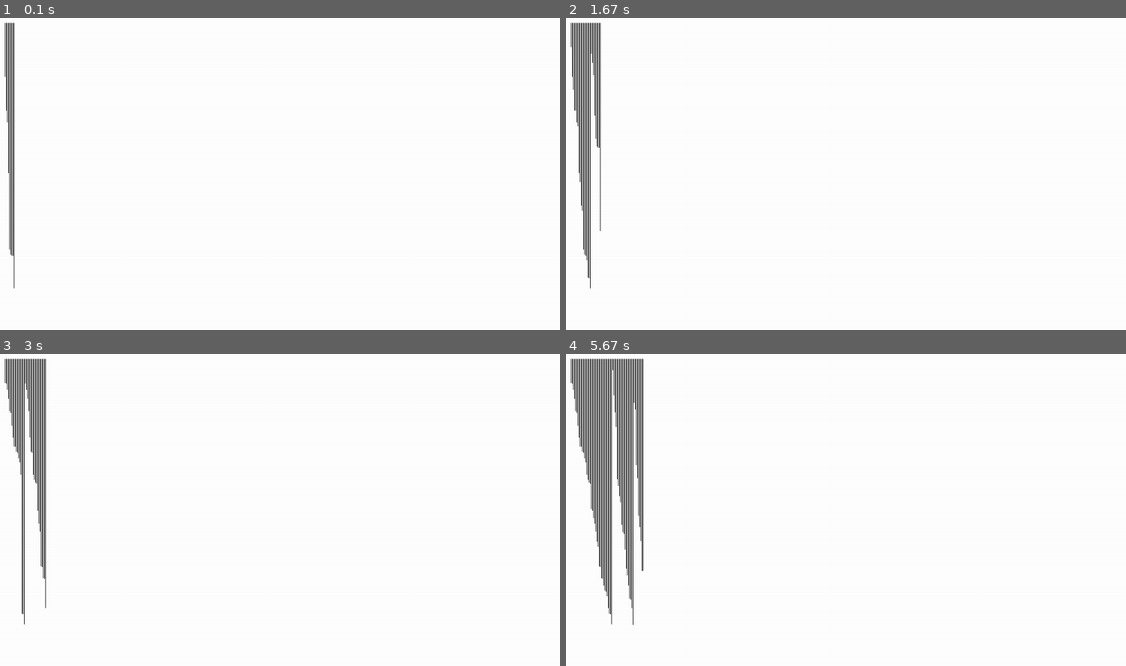
Above: before the commit, frames 1-4 (two rows, left to right).
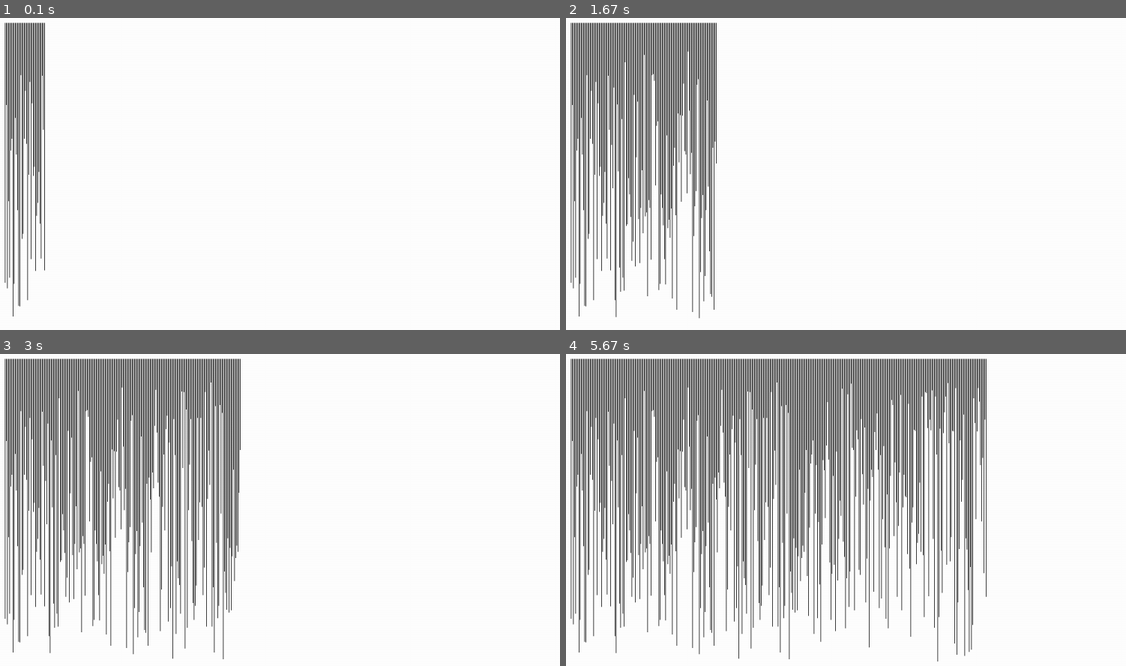
Above: after the commit, the same moments.

Repository: MorayYesilgueller/Visualised-Sort-Alg
Game: pygame game, started from code/Main_Sort.py
Same seed, same stepped clock (60 frames per second), same inputs: the game is played once before the commit and once after it.
Inputs:
- Up to frame 1 (0.1 s): no input
- Up to frame 2 (1.67 s): no input
- Up to frame 3 (3 s): no input
- Up to frame 4 (5.67 s): no input

The runs differ from the first frame. In frame 1, 3.3% of the frame differs, in the area x 0-9%, y 1-96%; in frame 2, 13%; in frame 3, 22%; in frame 4, 35%, in the area x 0-76%, y 1-99%.

Commit message:
finally fixed merge sort with 2d arrays

Diff:
--- a/code/Main_Sort.py
+++ b/code/Main_Sort.py
@@ -1,4 +1,5 @@
 import random
+from socket import create_server
 import pygame
 import numpy
 
@@ -19,23 +20,25 @@
 white = pygame.Color(255,255,255)
 red = pygame.Color(255,0,0)
 
+
+#draws all lines in given array
 def draw_all(array):
     for i in range(len(array)):
         pygame.draw.line(screen,white,(50+2*(array[i,1]),10),(50+2*(array[i,1]),1000))
-        pygame.draw.line(screen,black,(50+2*(array[i,1]),10),(50+2*(array[i,1]),array[i,0]))
+        pygame.draw.line(screen,black,(50+2*(array[i,1]),10),(50+2*(array[i,1]),50+array[i,0]))
         pygame.display.update()
 
 
-#what in gods name is wrong
+#draws two lines from given array
 def draw_single(array,i,j):
     pygame.draw.line(screen,white,(50+2*i,10),(50+2*i,1000))
     pygame.draw.line(screen,white,(50+2*(j),10),(50+2*(j),1000))
-    pygame.draw.line(screen,black,(50+2*(j),10),(50+2*(j),array[i+1]))
-    pygame.draw.line(screen,black,(50+2*i,10),(50+2*i,array[i]))
+    pygame.draw.line(screen,black,(50+2*(j),10),(50+2*(j),50+array[i+1,0]))
+    pygame.draw.line(screen,black,(50+2*i,10),(50+2*i,50+array[i,0]))
     pygame.display.update()
 
 
-#Bubble sort algorythm
+#Bubble sort algorythm simply
 def BumbleSortus(array):
     length = len(array)
     draw_all(array)
@@ -45,12 +48,12 @@
 
 
         for j in range(length-i-1):
-            if array[j]> array[j+1]:
-                array[j],array[j+1] = array[j+1], array[j]
-                draw_single(array,j,(j+1))
+            if array[j,0]> array[j+1,0]:
+                array[j,0],array[j+1,0] = array[j+1,0], array[j,0]
+                draw_single(array,array[j,1],array[j+1,1])
                 is_sorted = False
 
-            if array[j] == array [j+1]:
+            if array[j,0] == array [j+1,0]:
                 is_sorted = False
         if is_sorted:
             break
@@ -61,65 +64,70 @@
 #merging of two arrays using 2d arrays now
 def merger(lhalf,rhalf):
 
-    arrayus= numpy.array([[0,0]])
+    array= numpy.array([[0,0]])
     il = ir= 0
     row_track= lhalf[0,1]
     counter = 1
 
-    while numpy.size(arrayus)-2 < numpy.size(lhalf) + numpy.size(rhalf):
 
+    #loop while halves not merged yet
+    while numpy.size(array)-2 < numpy.size(lhalf) + numpy.size(rhalf):
+
+
+        #comparison for elements in both halves based on index ir and il
         if int(lhalf[il,0]) <= int(rhalf[ir,0]):
-            arrayus=numpy.append(arrayus,[lhalf[il]],axis=0)
-            arrayus[counter,1] = row_track
+            array=numpy.append(array,[lhalf[il]],axis=0)
+            array[counter,1] = row_track
             row_track += 1
             counter += 1
             il += 1
 
         else:
-            arrayus= numpy.append(arrayus,[rhalf[ir]],axis=0)
-            arrayus[counter,1] = row_track
+            array= numpy.append(array,[rhalf[ir]],axis=0)
+            array[counter,1] = row_track
             row_track += 1
             counter += 1
             ir += 1
 
+
+        #check if merge completed
         if ir == len(rhalf):
+            #merge rest
             for i in range(len(lhalf)-il):
-                arrayus=numpy.append(arrayus,[lhalf[il+i]],axis=0)
-            while counter!= len(arrayus):
-                arrayus[counter,1] =row_track
+                array=numpy.append(array,[lhalf[il+i]],axis=0)
+            while counter!= len(array):
+                array[counter,1] =row_track
                 row_track += 1
                 counter += 1
             break
 
         if il == len(lhalf):
             for i in range(len(rhalf)-ir):
-                arrayus=numpy.append(arrayus,[rhalf[ir+i]],axis=0)
-            while counter!= len(arrayus):
-                arrayus[counter,1] =row_track
+                array=numpy.append(array,[rhalf[ir+i]],axis=0)
+            while counter!= len(array):
+                array[counter,1] =row_track
                 row_track += 1
                 counter += 1
             break
 
-    #print(arrayus)
-    arrayus= numpy.delete(arrayus,0,axis=0)
-    #print(arrayus)
-    draw_all(arrayus)
-    return arrayus
+    #remove unnecessary element in array and draw array
+    array= numpy.delete(array,0,axis=0)
+    draw_all(array)
+    return array
 
-#make merge sort it should work recursively
+#merge sort splits array in two and calls itself again until smalles possible array
 def merge_sort(array):
     if len(array) < 2:
         draw_all(array)
         return array
 
     half = len(array) // 2
-    #draw_all(array)
     return merger(lhalf= (merge_sort(array[:half])),rhalf=(merge_sort(array[half:])))
 
 
-#create array with arrays in it to keep track of position
+#create array 2d array with value and position
 def CreateUnsortArray():
-    array= numpy.array([[random.randrange(1,500), i]for i in range(300)], dtype=int)
+    array= numpy.array([[random.randrange(1,500), i]for i in range(500)], dtype=int)
     print(array)
     return array
 
@@ -144,8 +152,11 @@
     while not_finished:
 
         array= CreateUnsortArray()
-        array=merge_sort(array)
-        draw_all(array)
+        array2= numpy.copy(array)
+        BumbleSortus(array)
+        screen.fill(white)
+        draw_all(array2)
+        merge_sort(array2)
         not_finished= False
     for event in pygame.event.get():
         if event.type == pygame.QUIT:
